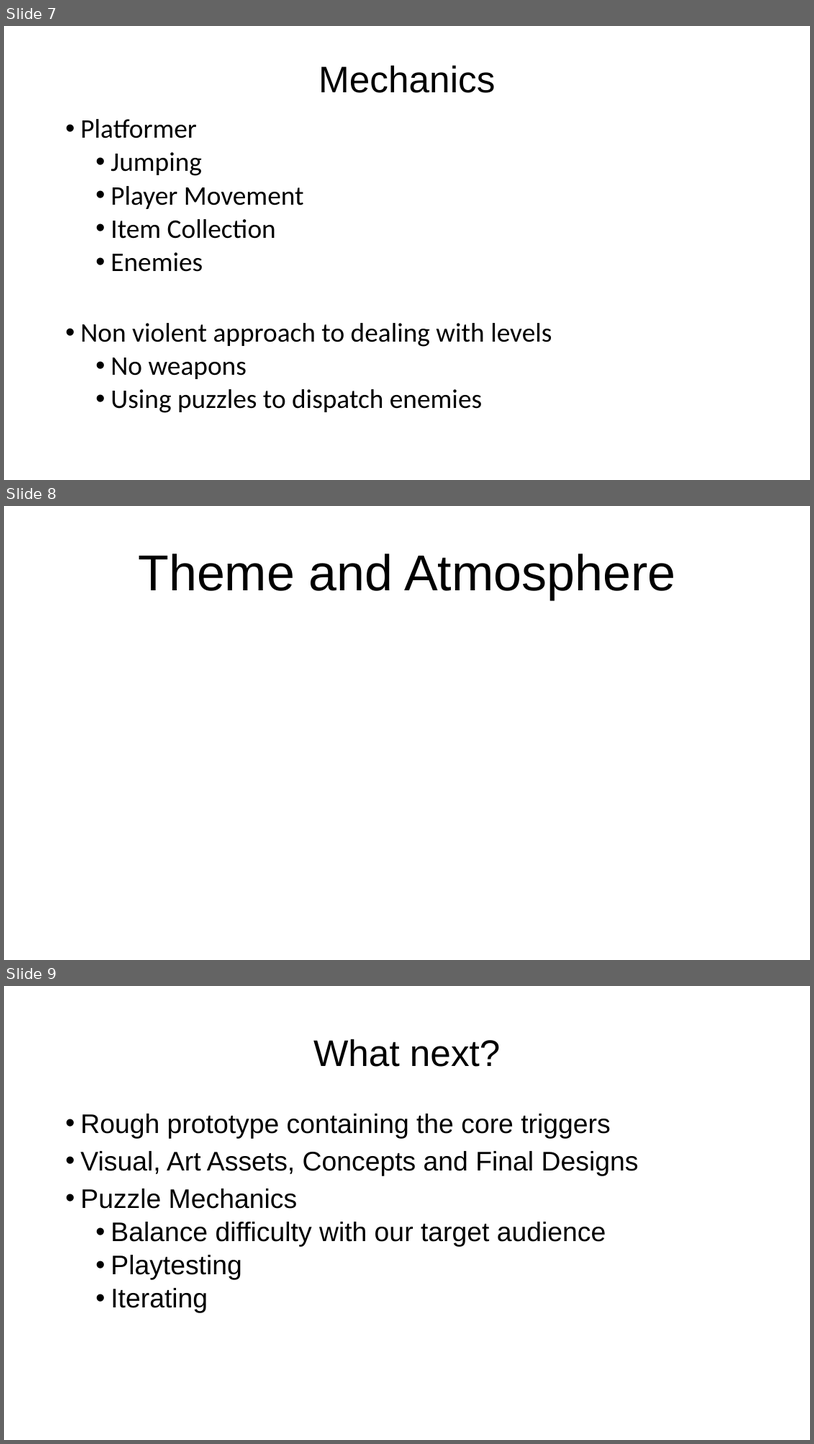
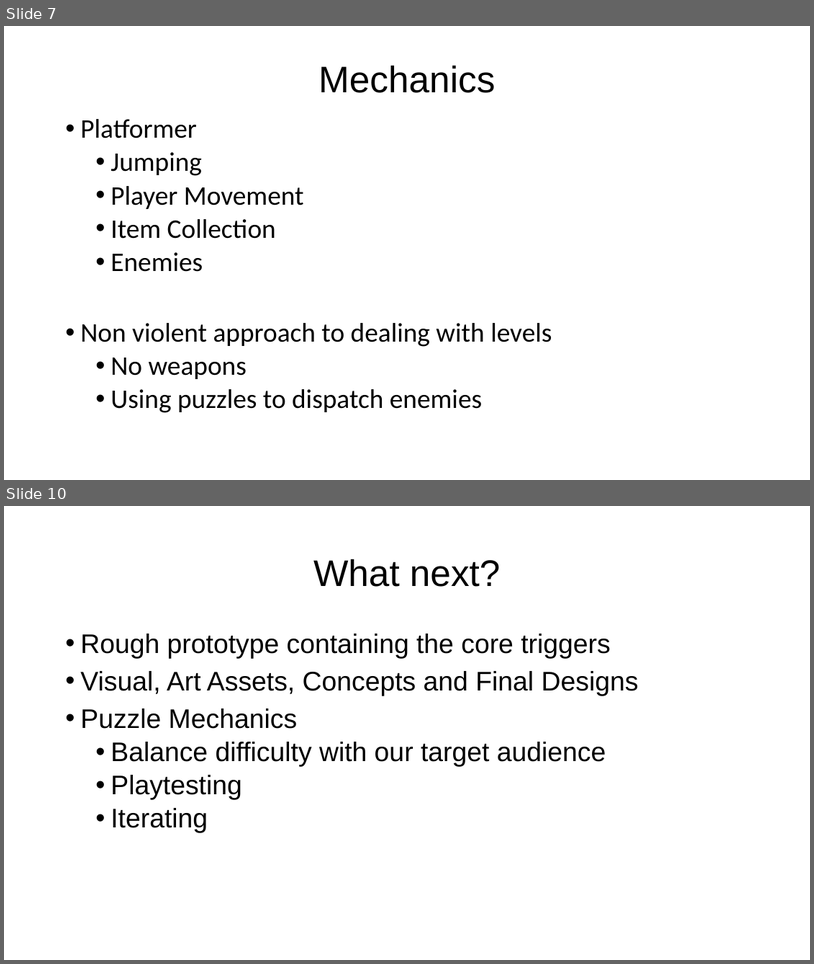
Before and after one commit to UoSGamesGroups/first-semester-group-1, a slide deck: L4_5 - Group 1/Group 1 Presentation.pptx. Shown one above the other, each under a label of ours: slides 7, 8 and 9 before the commit, slides 7 and 10 after it; the slides between them are not shown. The pictures are 814x1444 and 814x964 pixels, drawn with LibreOffice and Linux fonts; fonts in the diff are those of the drawing. Boxes give left, top, right and bottom in pixels: in the first picture for what was removed or moved away, otherwise in the second. Text is boxed around its words. In the diff, an @@ line names an element or a change of style, - is before the commit and + after.

```diff
--- a/L4_5 - Group 1/Group 1 Presentation.pptx
+++ b/L4_5 - Group 1/Group 1 Presentation.pptx
@@ slide 8 removed at (4, 506, 810, 960), background #FFFFFF @@
@@ title removed at (138, 554, 676, 600) @@
-Theme and Atmosphere
@@ what was slide 9 is now slide 10 @@
```
Also in this commit, not shown: 2 slides added.
